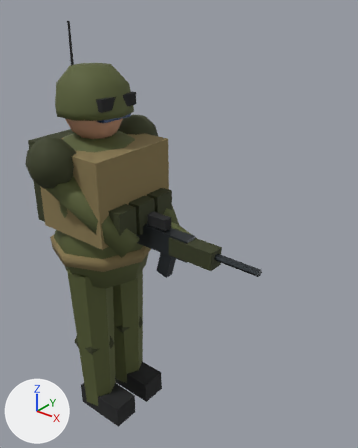
Before and after pictures for a commit that changed the glTF model godot/assets/models/soldier.glb.
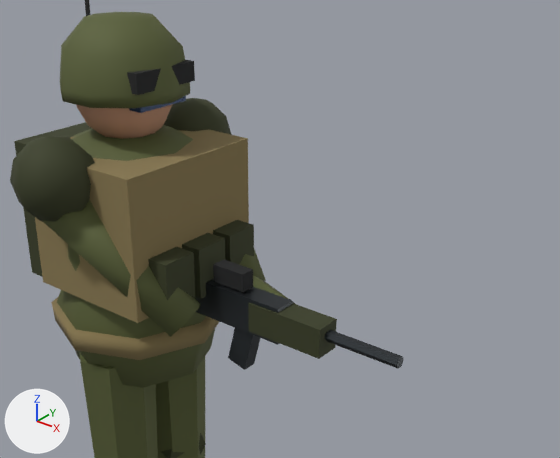
There are two pictures of each version: one whole from a 50 mm camera at (1.63, -1.45, 2.1) aimed at (0.4, 0.09, 1.15), one close up on the part from 5% to 99% of the width and 12% to 74% of the height. Arrows for +X, +Y and +Z are at lower left; the lights stay in place. The last two pictures show the newer version. Vertices at exactly the same position are counted once.

Names of what the first close-up shows: 'soldier'.
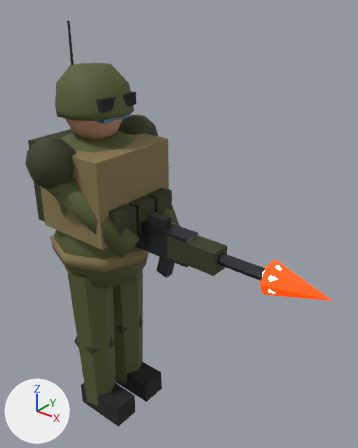
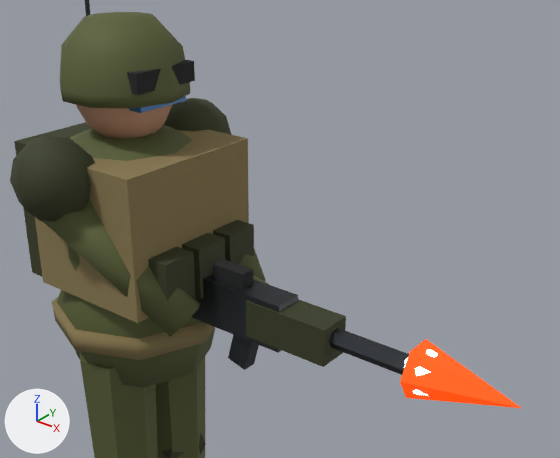
Edits to the bpy script that builds the scene:
```text
Add mat_flash_white:
    mat_flash_white = principled_material('flash_white')
    mat_flash_white.base_color = (0.738, 0.905, 1.0)  # pale blue #dff4ff
    mat_flash_white.roughness = 0.3
    mat_flash_white.emission_color = (0.738, 0.905, 1.0)  # pale blue #dff4ff
    mat_flash_white.emission_strength = 4.0
Add mat_fire:
    mat_fire = principled_material('fire')
    mat_fire.base_color = (1.0, 0.0685, 0.0)  # orange #ff4a00
    mat_fire.roughness = 0.4
    mat_fire.emission_color = (0.9, 0.0616, 0.0)  # orange #f34600
    mat_fire.emission_strength = 1.0
Change me_soldier:
    used by ob_soldier; location = (0.0, 0.0, 0.0)
    remove me_soldier.from_pydata(...)  # 523 vertices, 938 faces; spans x -0.3..0.86, y -0.36..0.36, z 0.0..1.95
    add me_soldier.from_pydata(...)  # 544 vertices, 972 faces; spans x -0.3..1.15, y -0.36..0.36, z 0.0..1.95
    me_soldier part 1: a new loose piece, a 6-sided cone pointing to +x spanning x 0.9..1.15, y -0.07..0.07, z 1.05..1.17, in mat_fire (orange #ff4a00, glowing orange #f34600)
    me_soldier part 2: a new loose piece, a UV sphere (6 segments, 3 rings, poles along z) spanning x 0.885..0.975, y -0.052..0.052, z 1.05..1.17, in mat_flash_white (pale blue #dff4ff, glowing pale blue #dff4ff)
    me_soldier part 3
    6 vertices are removed from x 0.66..0.86, y -0.01..0.01, z 1.11..1.12
    16 faces are deleted
    22 vertices move from x 0.19..0.86, y -0.04..0.04, z 1.05..1.15 to x 0.18..0.9, y -0.05..0.05, z 1.04..1.16
    6 vertices are added at (0.66, 0.01, 1.09), (0.9, 0.01, 1.09), (0.66, 0.01, 1.13), (0.9, 0.01, 1.13), (0.66, 0.02, 1.11), (0.9, 0.02, 1.11)
    16 new faces join them, mat_gunmetal (dark grey #3e4347)
    other edits to the shape of me_soldier do not show in these pictures
    add me_soldier.materials.append(mat_fire)  # orange #ff4a00, glowing orange #f34600
    add me_soldier.materials.append(mat_flash_white)  # pale blue #dff4ff, glowing pale blue #dff4ff
```

Changed parts and their boxes [x1, y1, x2, y2] in the close-ups (560 x 458 px; the box of a moved part takes in the faces that stretch with it):
'soldier', reshaped
    before: [10, 0, 404, 458]
    after: [10, 0, 521, 458]
part 1 of me_soldier, added (orange)
    after: [400, 339, 521, 408]
part 2 of me_soldier, added
    after: [404, 350, 438, 395]
part 3 of me_soldier, moved or reshaped
    before: [195, 279, 404, 369]
    after: [191, 274, 409, 375]
